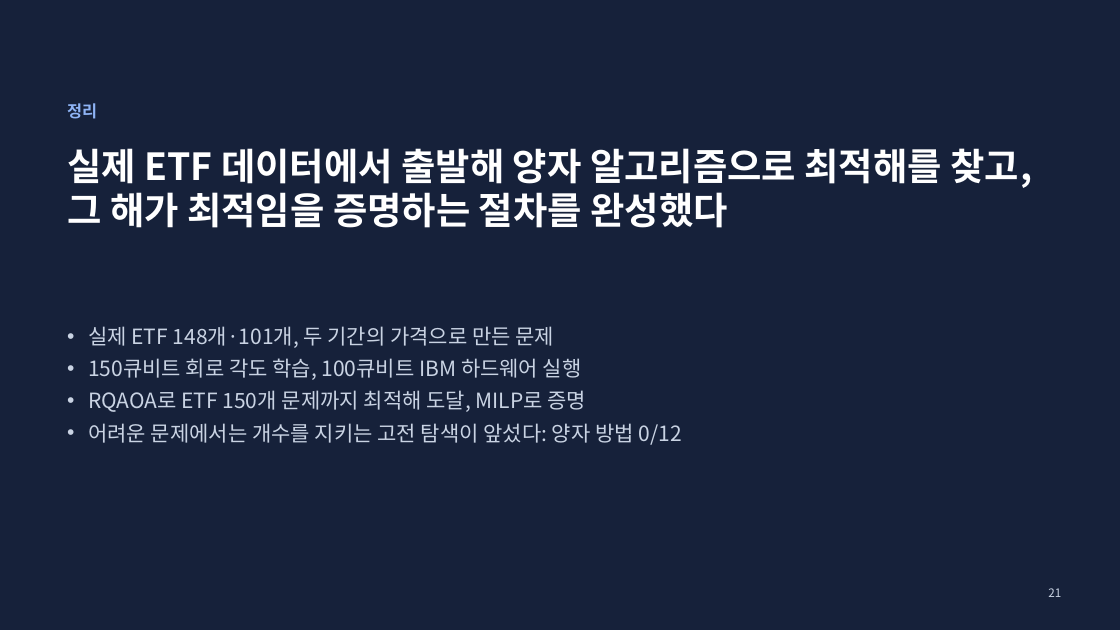
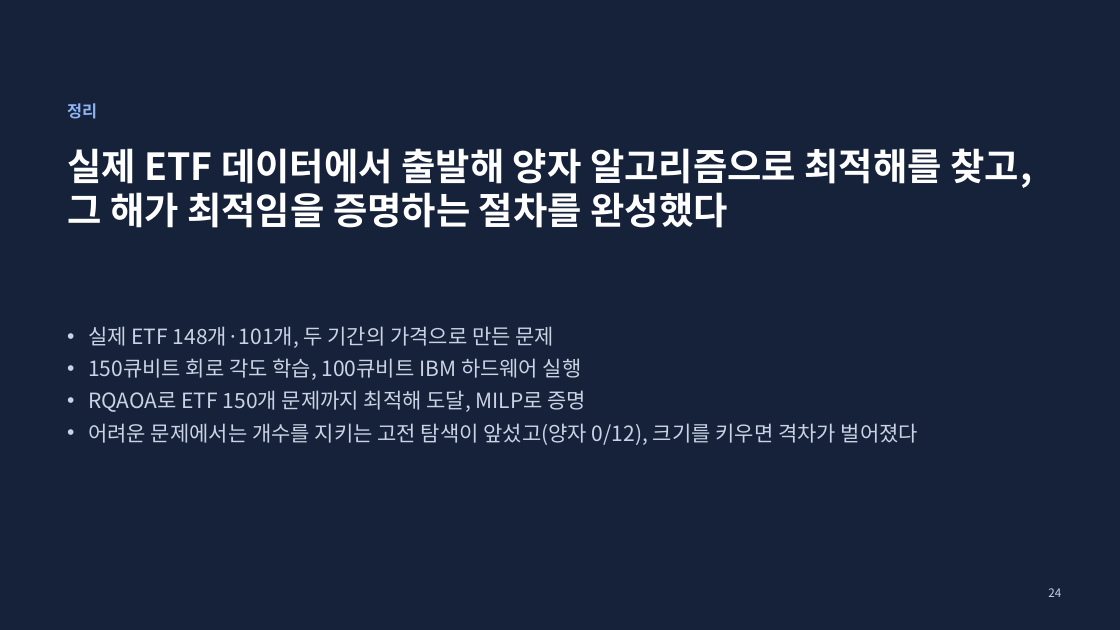
Before and after one commit to 202155570/norma-qaoa, a slide deck: slide 24 of docs/qaoa_achievements_2026-11-19.pptx (slide 21 before the commit). Drawn at 1120x630 pixels with LibreOffice and Linux fonts; fonts in the diff are those of the drawing. Boxes give left, top, right and bottom in pixels: in the first picture for what was removed or moved away, otherwise in the second. Text is boxed around its words. In the diff, an @@ line names an element or a change of style, - is before the commit and + after.

```diff
--- a/docs/qaoa_achievements_2026-11-19.pptx
+++ b/docs/qaoa_achievements_2026-11-19.pptx
@@ text at [88,423,918,445]: text changed @@
-• 어려운 문제에서는 개수를 지키는 고전 탐색이 앞섰다: 양자 방법 0/12
+• 어려운 문제에서는 개수를 지키는 고전 탐색이 앞섰고(양자 0/12), 크기를 키우면 격차가 벌어졌다
@@ page number at [1048,588,1061,597]: text changed @@
-21
+24
```
Also in this commit, not shown: 3 other slides changed, 3 slides added, 24 other files.
